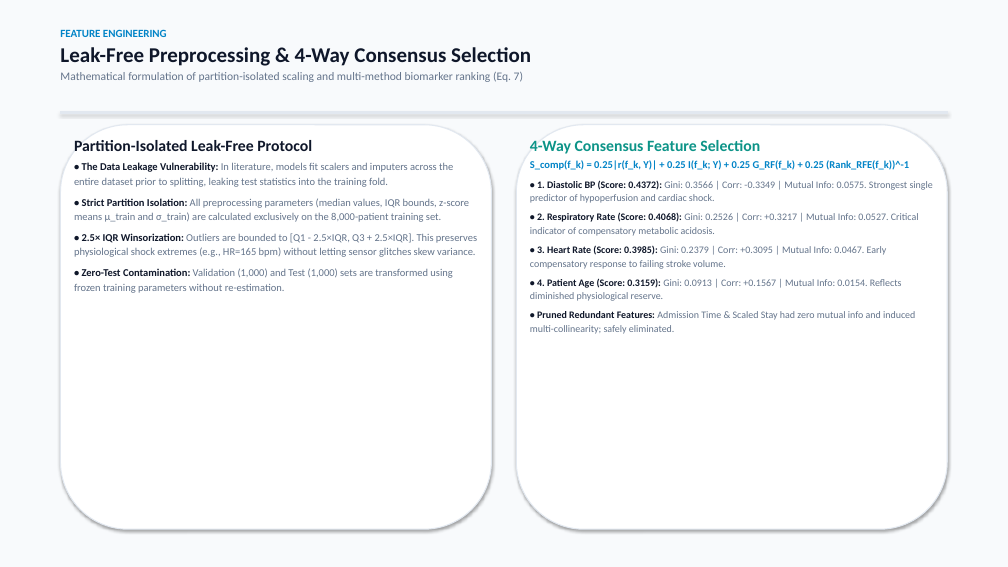
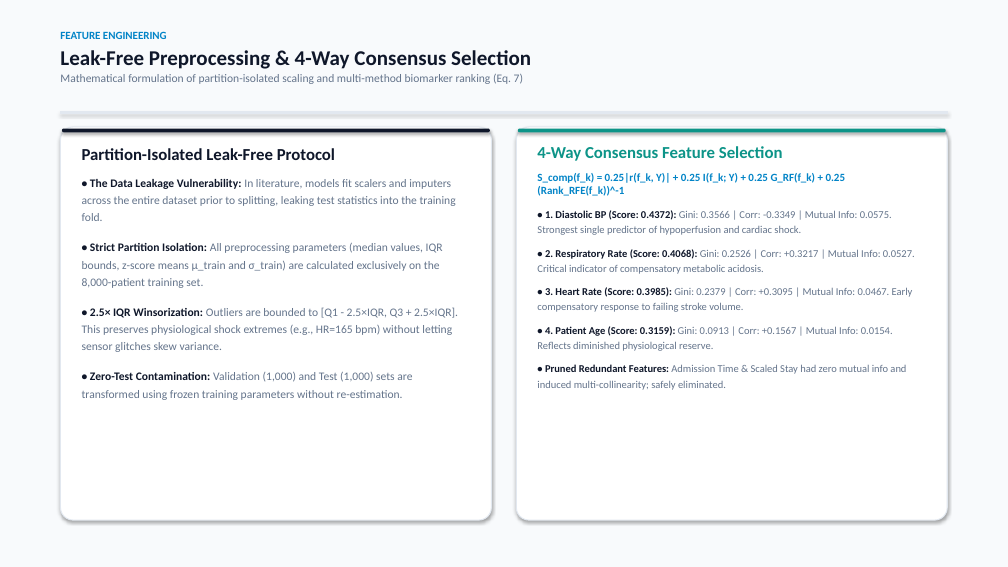
Before and after one commit to sajeevnetworksolutions-lgtm/Early-Detection-Cardiac-Arrest-ML, a slide deck: slide 9 of presentation/Early_Detection_of_Cardiac_Arrest_ML_Presentation.pptx. Drawn at 1008x567 pixels with LibreOffice and Linux fonts; fonts in the diff are those of the drawing. Boxes give left, top, right and bottom in pixels: in the first picture for what was removed or moved away, otherwise in the second. Text is boxed around its words. In the diff, an @@ line names an element or a change of style, - is before the commit and + after.

Commit message:
Overhaul presentation alignment: fix bulbous corner radius, balance vertical card padding and text line-height across all 27 slides

```diff
--- a/presentation/Early_Detection_of_Cardiac_Arrest_ML_Presentation.pptx
+++ b/presentation/Early_Detection_of_Cardiac_Arrest_ML_Presentation.pptx
@@ rounded rectangle: place and size @@
-rounded rectangle at [60, 125, 492, 529]
+rounded rectangle at [60, 127, 492, 520]
@@ rounded rectangle at [60, 127, 492, 520]: proportions changed @@
@@ rounded rectangle added at [62, 129, 490, 132], fill #0F172A @@
@@ text "Partition-Isolated Leak-Free Protocol": place and size @@
-text "Partition-Isolated Leak-Free Protocol" at [74, 140, 477, 293]
+text "Partition-Isolated Leak-Free Protocol" at [82, 148, 458, 400]
@@ text "Partition-Isolated Leak-Free Protocol" at [82, 148, 458, 400]: size 15 to 16 pt in "Partition-Isolated Leak-Free Protocol"; size 10 to 11 pt; more space between paragraphs; line spacing 1.15 to 1.25 @@
@@ rounded rectangle at [516, 127, 948, 520]: proportions changed @@
@@ rounded rectangle: place and size @@
-rounded rectangle at [516, 125, 948, 529]
+rounded rectangle at [516, 127, 948, 520]
@@ rounded rectangle added at [518, 129, 946, 132], fill #0D9488 @@
@@ text "4-Way Consensus Feature Selection": place and size @@
-text "4-Way Consensus Feature Selection" at [530, 140, 933, 334]
+text "4-Way Consensus Feature Selection" at [537, 146, 915, 390]
@@ text "4-Way Consensus Feature Selection" at [537, 146, 915, 390]: size 15 to 16 pt in "4-Way Consensus Feature Selection"; size 10 to 10.5 pt in "S_comp(f_k) = 0.25|r(f_k, Y)| + 0.25 I(f_k; ..."; size 9.5 to 10 pt in "• 1. Diastolic BP (Score: 0.4372): Gini: ...", "• 2. Respiratory Rate (Score: 0.4068): Gini: ...", "• 3. Heart Rate (Score: 0.3985): Gini: ...", "• 4. Patient Age (Score: 0.3159): Gini: ..." and 1 more places; more space between paragraphs; line spacing 1.15 to 1.2 @@
```
Also in this commit, not shown: 26 other slides changed, 1 other file.
